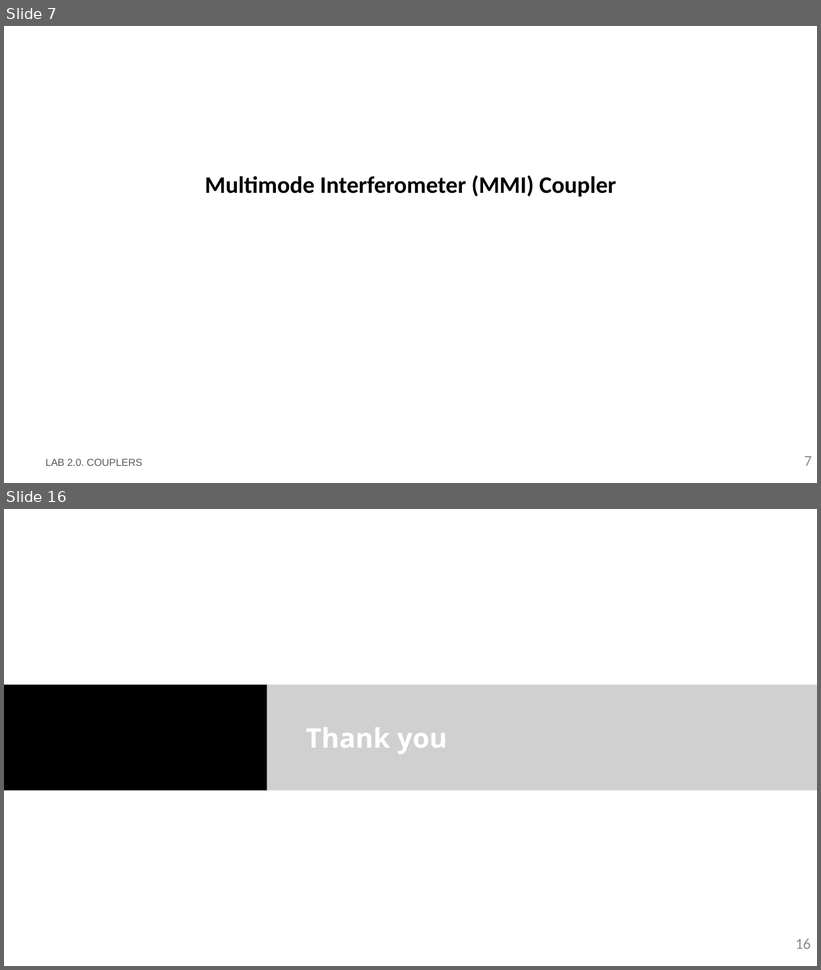
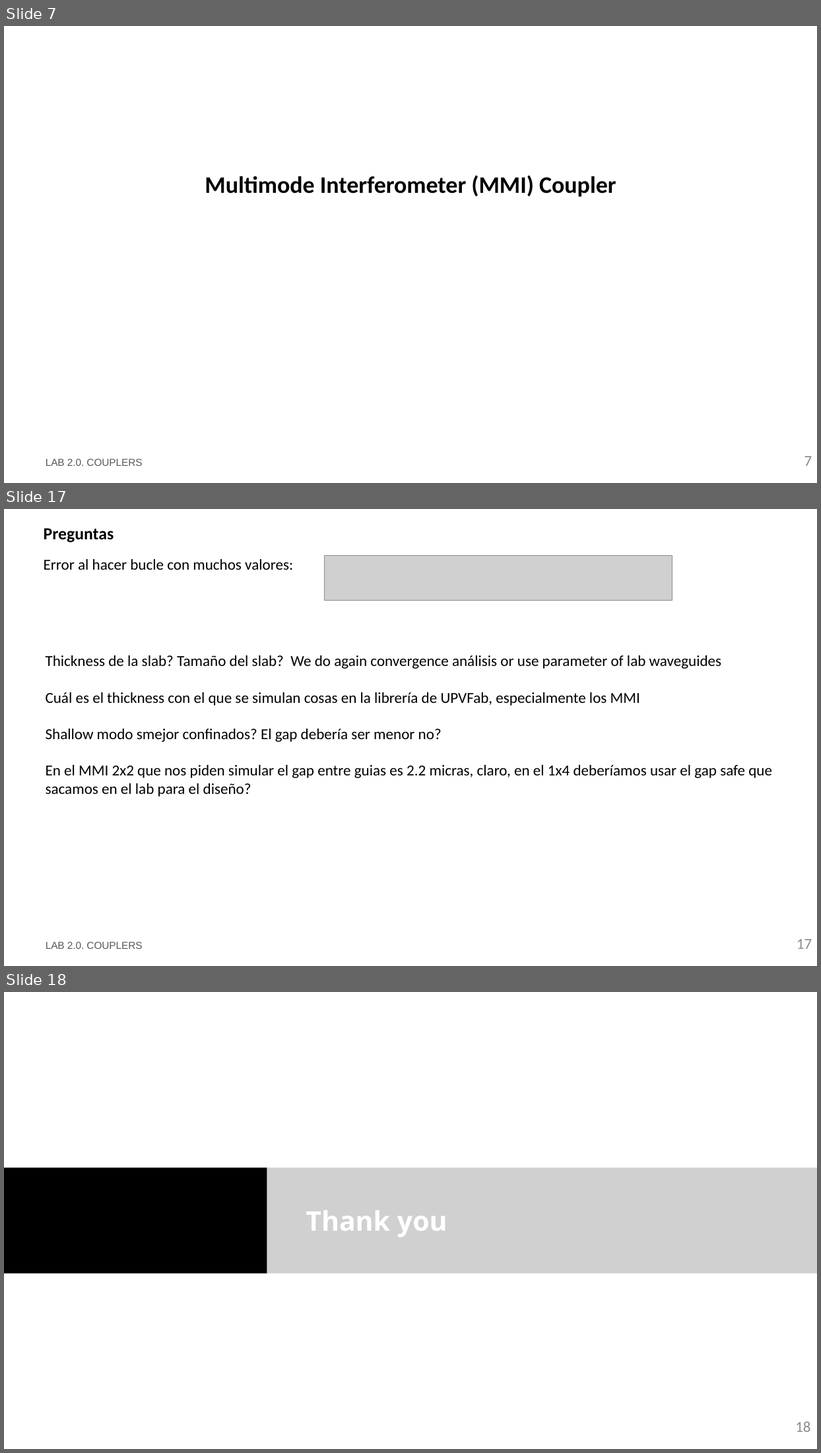
Before and after one commit to DBAEASE/pic-upv-lab2, a slide deck: LabBook_20.pptx. Shown one above the other, each under a label of ours: slides 7 and 16 before the commit, slides 7, 17 and 18 after it; the slides between them are not shown. The pictures are 821x970 and 821x1453 pixels, drawn with LibreOffice and Linux fonts; fonts in the diff are those of the drawing; grey boxes stand for pictures; background and template pictures are left out. Boxes give left, top, right and bottom in pixels: in the first picture for what was removed or moved away, otherwise in the second. Text is boxed around its words. In the diff, an @@ line names an element or a change of style, - is before the commit and + after.

```diff
--- a/LabBook_20.pptx
+++ b/LabBook_20.pptx
@@ slide 17 added at (4, 509, 817, 966), background #FFFFFF @@
@@ title added at (44, 528, 114, 543), 20 pt, text #000000, bold @@
+Preguntas
@@ text added at (44, 559, 293, 570), 18 pt, text #000000 @@
+Error al hacer bucle con muchos valores:
@@ picture added at (324, 555, 673, 601) @@
@@ text added at (46, 656, 772, 797), 18 pt, text #000000 @@
+Thickness de la slab? Tamaño del slab? We do again convergence análisis or use parameter of lab waveguides
+Cuál es el thickness con el que se simulan cosas en la librería de UPVFab, especialmente los MMI
+Shallow modo smejor confinados? El gap debería ser menor no?
+En el MMI 2x2 que nos piden simular el gap entre guias es 2.2 micras, claro, en el 1x4 deberíamos usar el gap safe que sacamos en el lab para el diseño?
@@ text added at (46, 942, 142, 949), 12 pt, text #585858 @@
+LAB 2.0. COUPLERS
@@ page number added at (797, 939, 812, 949), 18 pt, text #8C8C8C @@
+17
@@ what was slide 16 is now slide 18 @@
@@ page number at (795, 1422, 811, 1432): text changed @@
-16
+18
```
Also in this commit, not shown: 7 slides changed, 1 other slide added, 2 other files.
